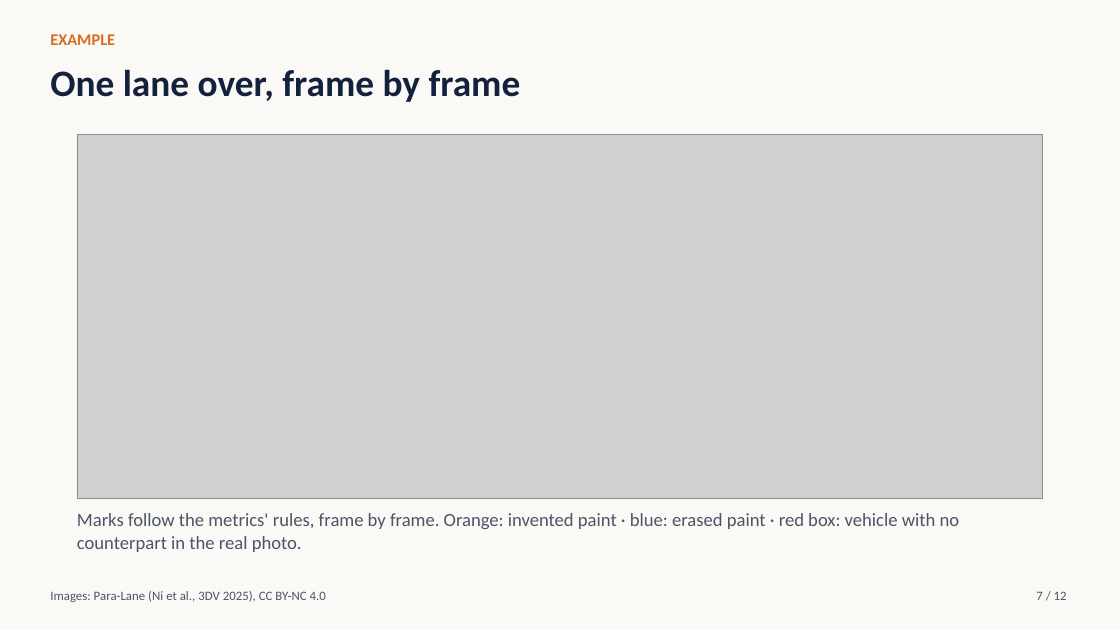
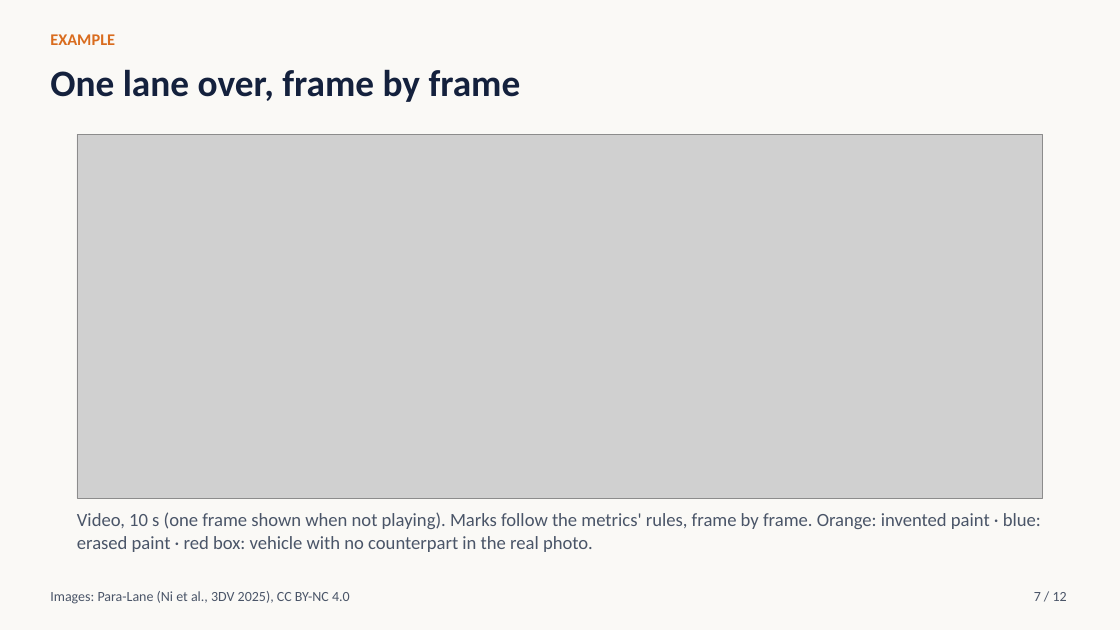
Before and after one commit to ksha23/cs566-drive-sim, a slide deck: slide 7 of docs/cs566_drive_sim_talk.pptx. Drawn at 1120x630 pixels with LibreOffice and Linux fonts; fonts in the diff are those of the drawing; grey boxes stand for pictures. Boxes give left, top, right and bottom in pixels: in the first picture for what was removed or moved away, otherwise in the second. Text is boxed around its words. In the diff, an @@ line names an element or a change of style, - is before the commit and + after.

```diff
--- a/docs/cs566_drive_sim_talk.pptx
+++ b/docs/cs566_drive_sim_talk.pptx
@@ text at (77,512,1041,552): text changed @@
-Marks follow the metrics' rules, frame by frame. Orange: invented paint · blue: erased paint · red box: vehicle with no counterpart in the real photo.
+Video, 10 s (one frame shown when not playing). Marks follow the metrics' rules, frame by frame. Orange: invented paint · blue: erased paint · red box: vehicle with no counterpart in the real photo.
@@ text "Images: Para-Lane (Ni et al., ..." at (50,591,350,604): size 11 to 12 pt @@
@@ text "7 / 12" at (1034,592,1067,601): size 11 to 12 pt @@
```
Also in this commit, not shown: 11 other slides changed, 2 other files.
